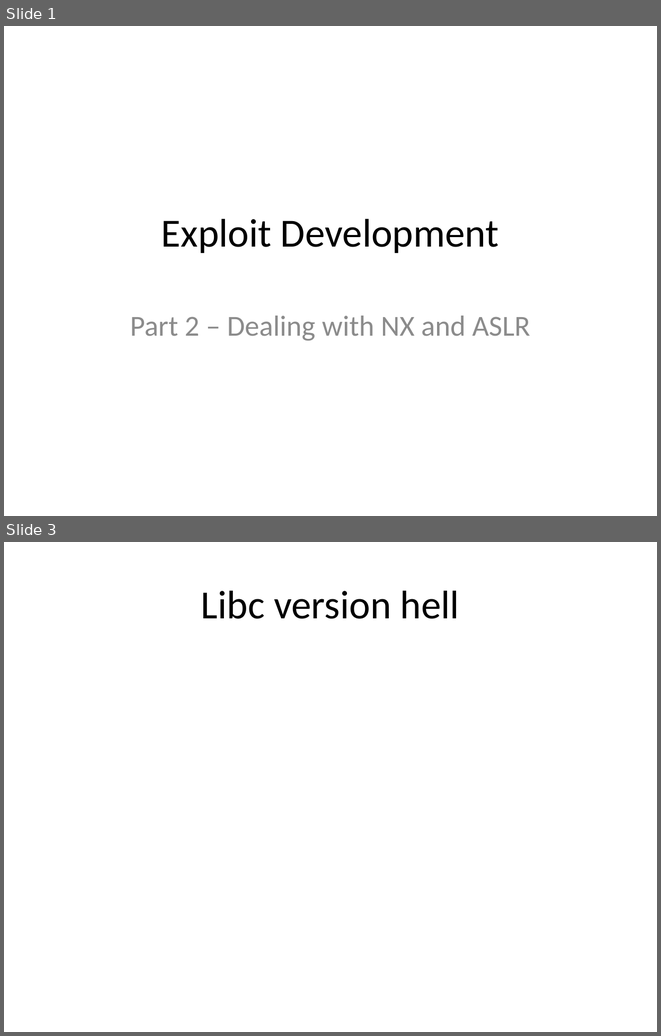
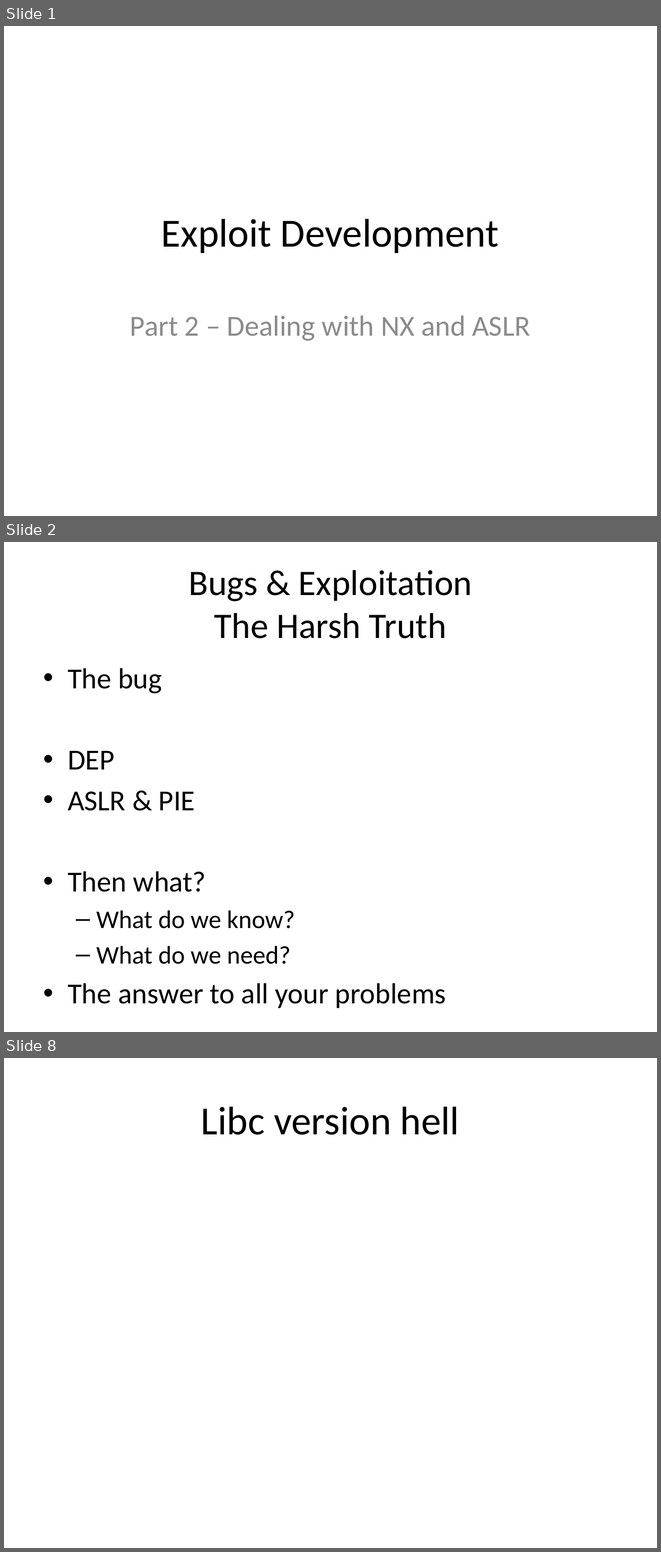
Before and after one commit to m0t/liatioan, a slide deck: slides-2.pptx. Shown one above the other, each under a label of ours: slides 1 and 3 before the commit, slides 1, 2 and 8 after it; the slides between them are not shown. The pictures are 661x1036 and 661x1552 pixels, drawn with LibreOffice and Linux fonts; fonts in the diff are those of the drawing. Boxes give left, top, right and bottom in pixels: in the first picture for what was removed or moved away, otherwise in the second. Text is boxed around its words. In the diff, an @@ line names an element or a change of style, - is before the commit and + after.

```diff
--- a/slides-2.pptx
+++ b/slides-2.pptx
@@ slide 2 added at [4,542,657,1032], background #FFFFFF @@
@@ title added at [188,570,472,638], 39.6 pt, text #000000 @@
+Bugs & Exploitation
+The Harsh Truth
@@ text added at [68,668,446,1008], 32 pt, text #000000 @@
+• The bug
+• DEP
+• ASLR & PIE
+• Then what?
+  – What do we know?
+  – What do we need?
+• The answer to all your problems
@@ what was slide 3 is now slide 8 @@
```
Also in this commit, not shown: 5 other slides added, 1 slide removed, 1 other file.
